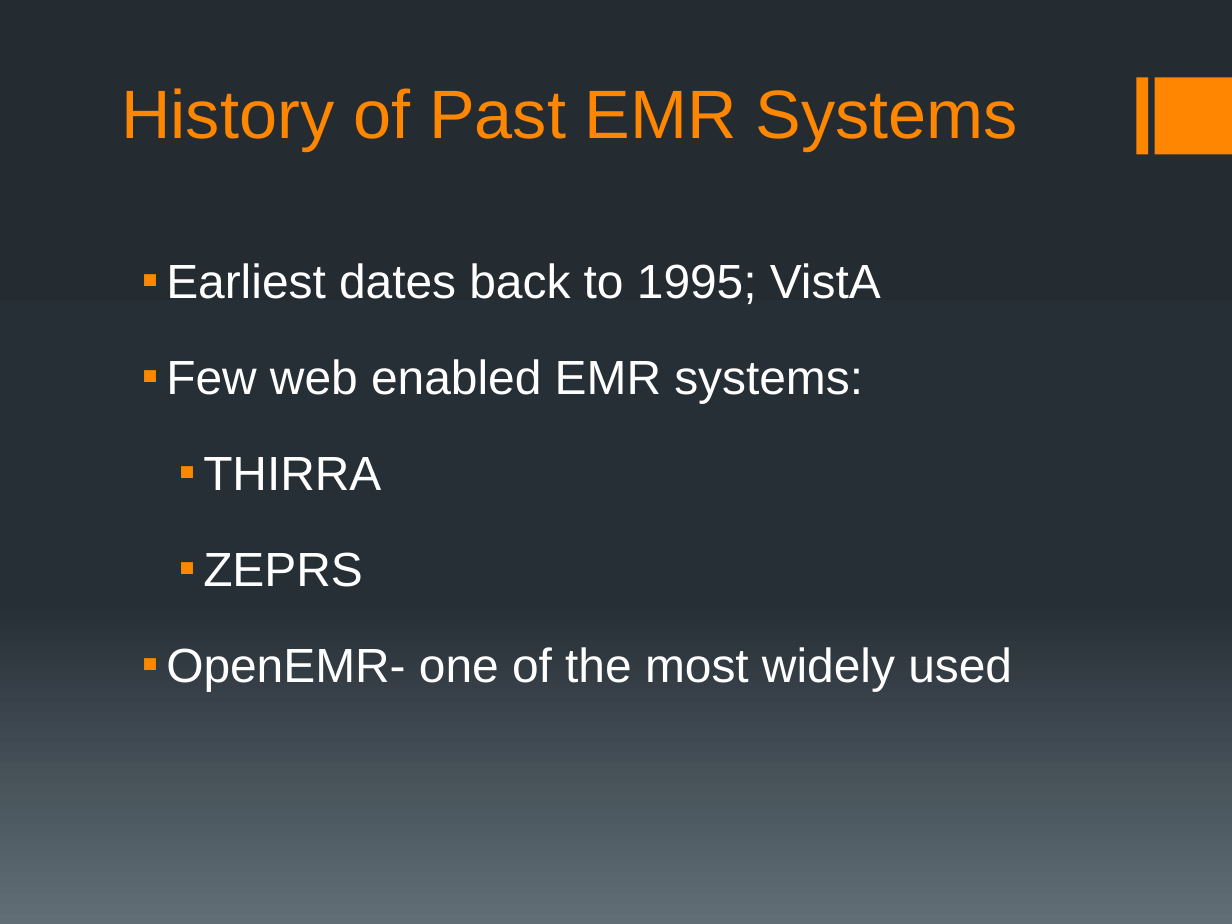
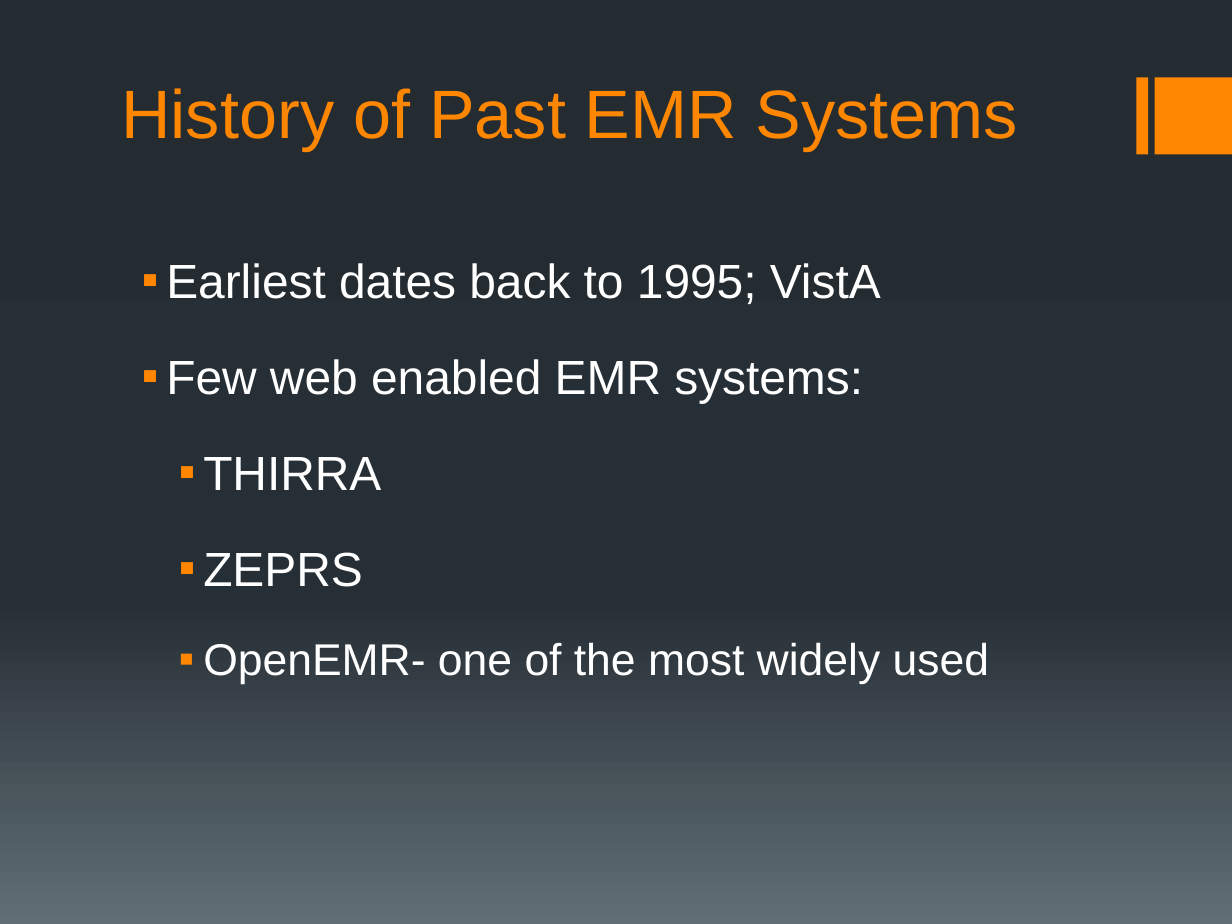
Before and after one commit to rmkane/semrs, a slide deck: slide 4 of MidTerm/Midterm_presentation_SEMRS.pptx. Drawn at 1232x924 pixels with LibreOffice and Linux fonts; fonts in the diff are those of the drawing. Boxes give left, top, right and bottom in pixels: in the first picture for what was removed or moved away, otherwise in the second. Text is boxed around its words. In the diff, an @@ line names an element or a change of style, - is before the commit and + after.

```diff
--- a/MidTerm/Midterm_presentation_SEMRS.pptx
+++ b/MidTerm/Midterm_presentation_SEMRS.pptx
@@ text at bbox=[203, 642, 989, 685]: size 28 to 26 pt in "OpenEMR- one of the most widely used"; list level 1 to 2 in "OpenEMR- one of the most ..." @@
```
Also in this commit, not shown: 3 other slides changed, 1 slide added, 1 slide removed, 3 other files.
